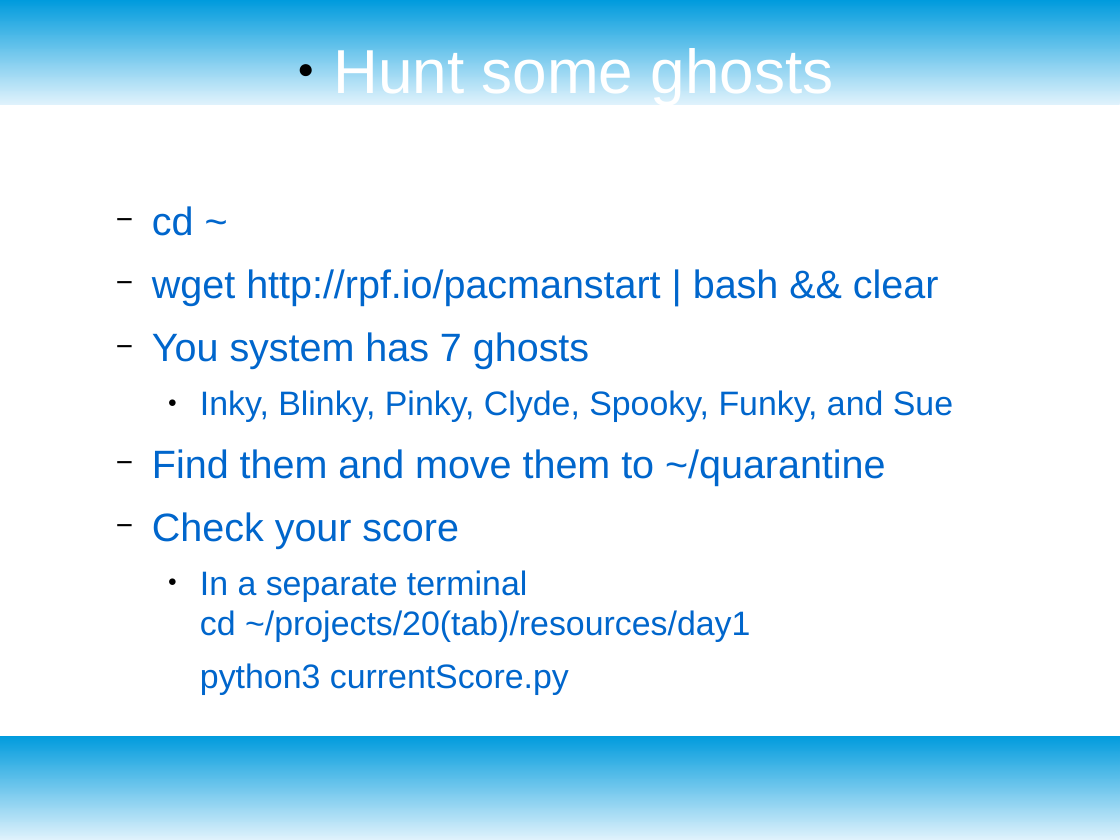
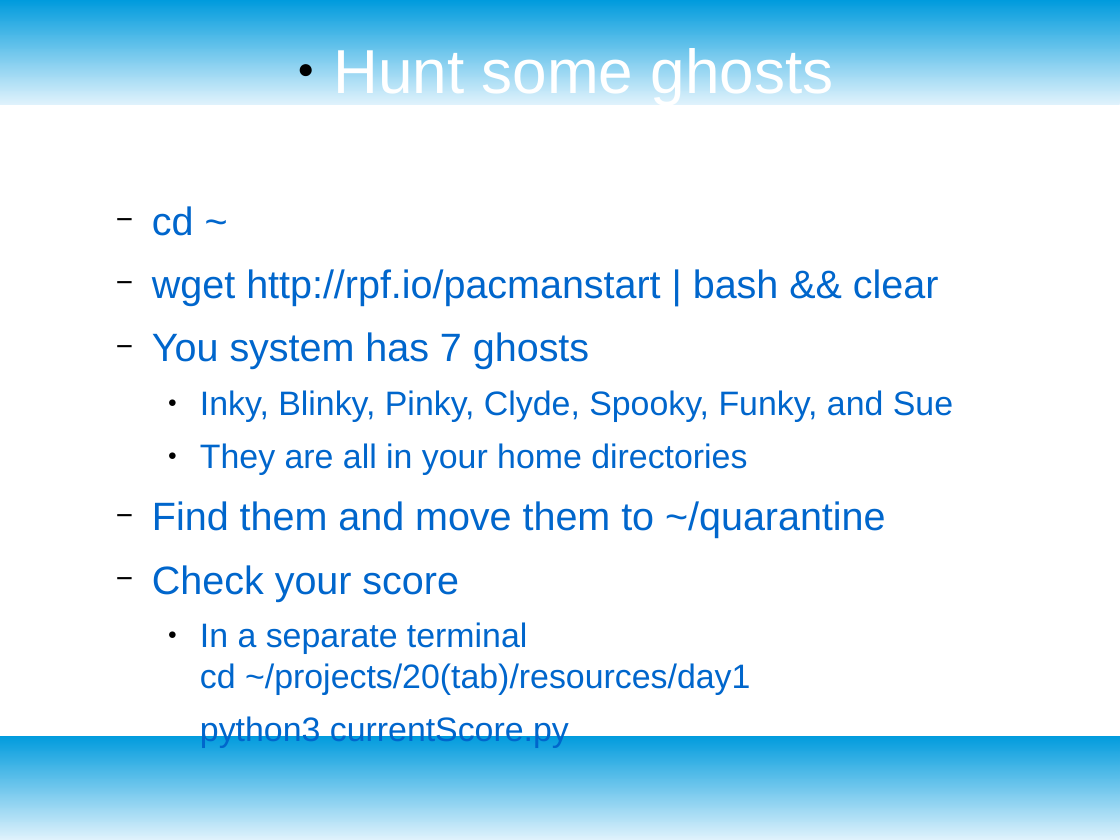
Before and after one commit to vcv-missoula-college/projects, a slide deck: slide 10 of 2021_gencyber_summer_camp/resources/day1/day_1.4_intro_linux.odp. Drawn at 1120x840 pixels with LibreOffice and Linux fonts; fonts in the diff are those of the drawing. Boxes give left, top, right and bottom in pixels: in the first picture for what was removed or moved away, otherwise in the second. Text is boxed around its words. In the diff, an @@ line names an element or a change of style, - is before the commit and + after.

```diff
--- a/2021_gencyber_summer_camp/resources/day1/day_1.4_intro_linux.odp
+++ b/2021_gencyber_summer_camp/resources/day1/day_1.4_intro_linux.odp
@@ text at [200, 443, 747, 475]: paragraph added @@
+    ● They are all in your home directories
```
Also in this commit, not shown: 2 other slides changed.
